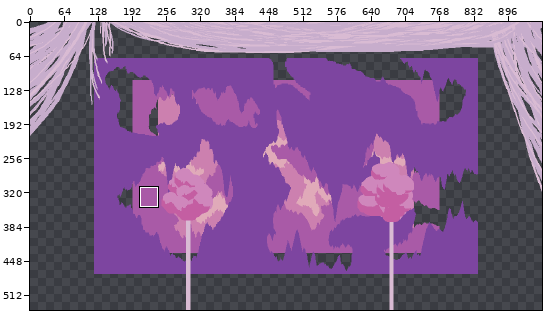
Pixel-art file, stored at Assets/Art/Background/sweet1.aseprite. Above, an overview of the earlier version with the close-up marked.
Close-up. Old version:
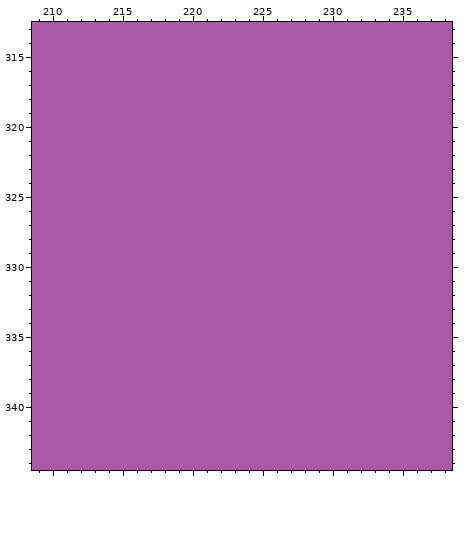
960x540 pixels, 1 frame. Colours within 5 levels of each other are drawn and written as one. Shown: x 209..238, y 313..344.
The result:
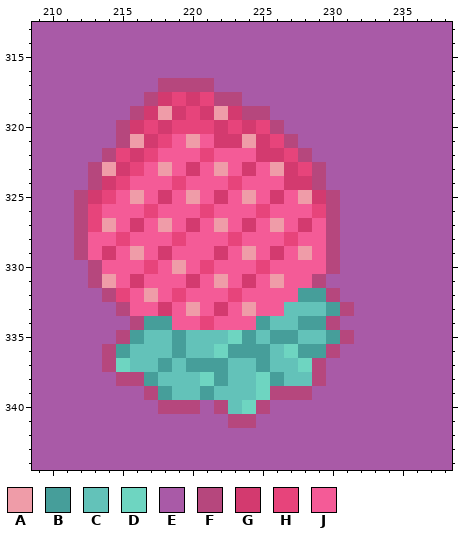
Palette (. is transparent): A #ef9ca8  B #469e9a  C #63c2b9  D #6ed5c1  E #a95aa7  F #b6477d  G #d33a6f  H #e7447b  J #f45b97
What changed:
layer "tanghulu" now shown
Layer "tanghulu":
y 317: x 218..221 EEEE -> FFFF
y 318: x 217..223 EEEEEEE -> FGHGHFF
y 319: x 216..225 EEEEEEEEEE -> FGAGHGAGFF
y 320: x 215..226 EEEEEEEEEEEE -> FGHGHHHGHGHF
y 321: x 215..227 EEEEEEEEEEEEE -> FAGHJAJGGAGHF
y 322: x 214..228 EEEEEEEEEEEEEEE -> FHGHJJJHJJJGGHF
y 323: x 213..229 EEEEEEEEEEEEEEEEE -> FAGHJAJGJAJGJAGHF
y 324: x 213..229 EEEEEEEEEEEEEEEEE -> FGHJJJHJJJHJJJGGF
y 325: x 212..230 EEEEEEEEEEEEEEEEEEE -> FGHJAJGJAJGJAJGJAGF
y 326: x 212..230 EEEEEEEEEEEEEEEEEEE -> FHJJJHJJJHJJJHJJJHF
y 327: x 212..230 EEEEEEEEEEEEEEEEEEE -> FHAJGJAJGJAJGJAJGJF
y 328: x 212..230 EEEEEEEEEEEEEEEEEEE -> FJJHJJJHJJJHJJJHJJF
y 329: x 212..230 EEEEEEEEEEEEEEEEEEE -> FJGJAJGJJJGJAJGJAJF
y 330: x 213..230 EEEEEEEEEEEEEEEEEE -> FJJJHJAJHJJJHJJJJF
y 331: x 213..229 EEEEEEEEEEEEEEEEE -> FAJGJJJGJAJGJAJJF
y 332: x 214..230 EEEEEEEEEEEEEEEEE -> FHJAJHJJJHJJJJBBF
y 333: x 215..231 EEEEEEEEEEEEEEEEE -> FJJGJAJGJAJJCCCBF
y 334: x 216..230 EEEEEEEEEEEEEEE -> FBBJJHJJJBCCBBF
y 335: x 215..231 EEEEEEEEEEEEEEEEE -> FBCCBCCCDBCBBCCBF
y 336: x 214..230 EEEEEEEEEEEEEEEEE -> FBCCCBCCDBBBCDBBF
y 337: x 214..229 EEEEEEEEEEEEEEEE -> FDCCBCBBBCCBCCDF
y 338: x 215..229 EEEEEEEEEEEEEEE -> FFBCCCDBCCDBCCF
y 339: x 217..228 EEEEEEEEEEEE -> FBCCBCCCDFFF
y 340: x 218..220 EEE -> FFF; x 222..225 EEEE -> FCDF
y 341: x 223..224 EE -> FF
Changed places in both close-ups, as pixel boxes (x1, y1, x2, y2):
changed: (74, 78, 354, 428)
